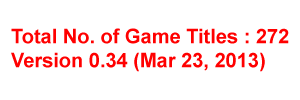
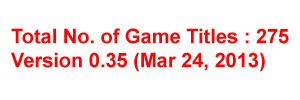
Comparing the layer stacks of the two 300 x 100 images. Changes:
renamed "Total No. of Game Titles : 272 Version 0.34 (Mar 23, 2013)" to "Total No. of Game Titles : 275 Version 0.35 (Mar 24, 2013)", painted on it over (116, 28, 289, 68)
